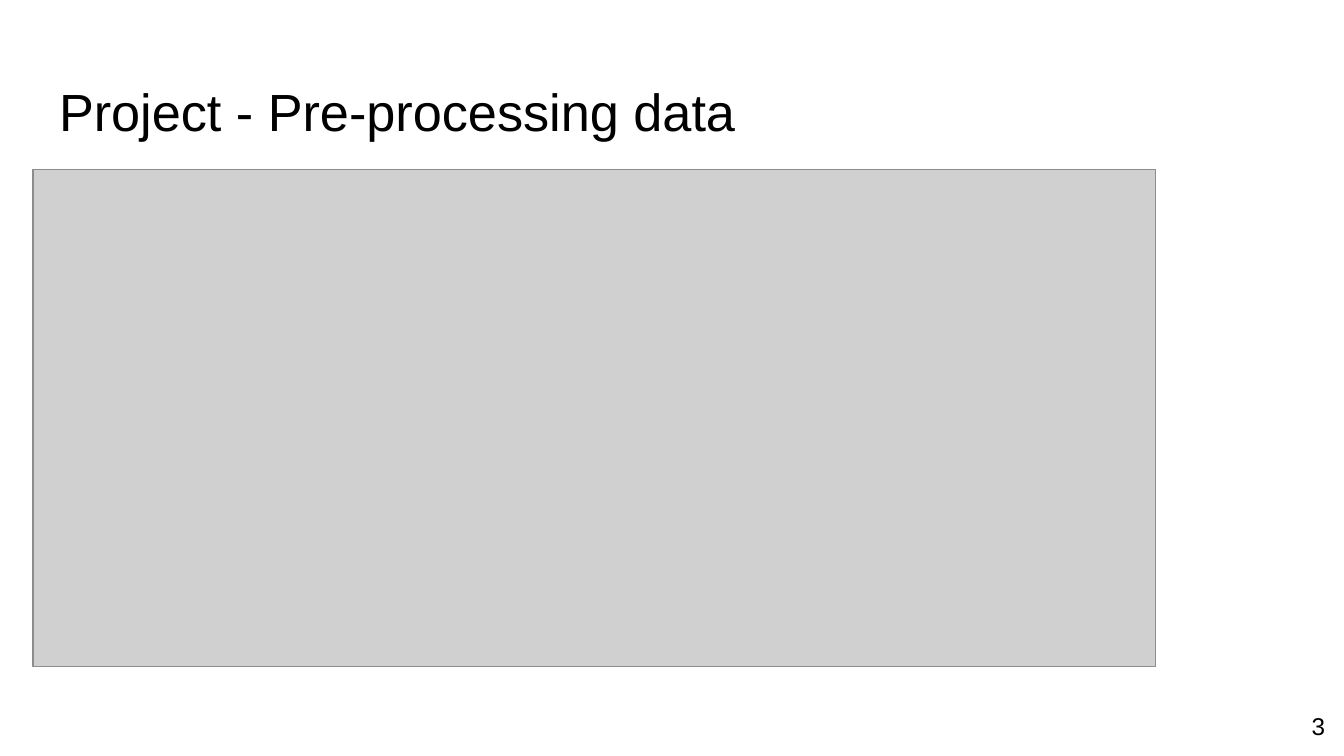
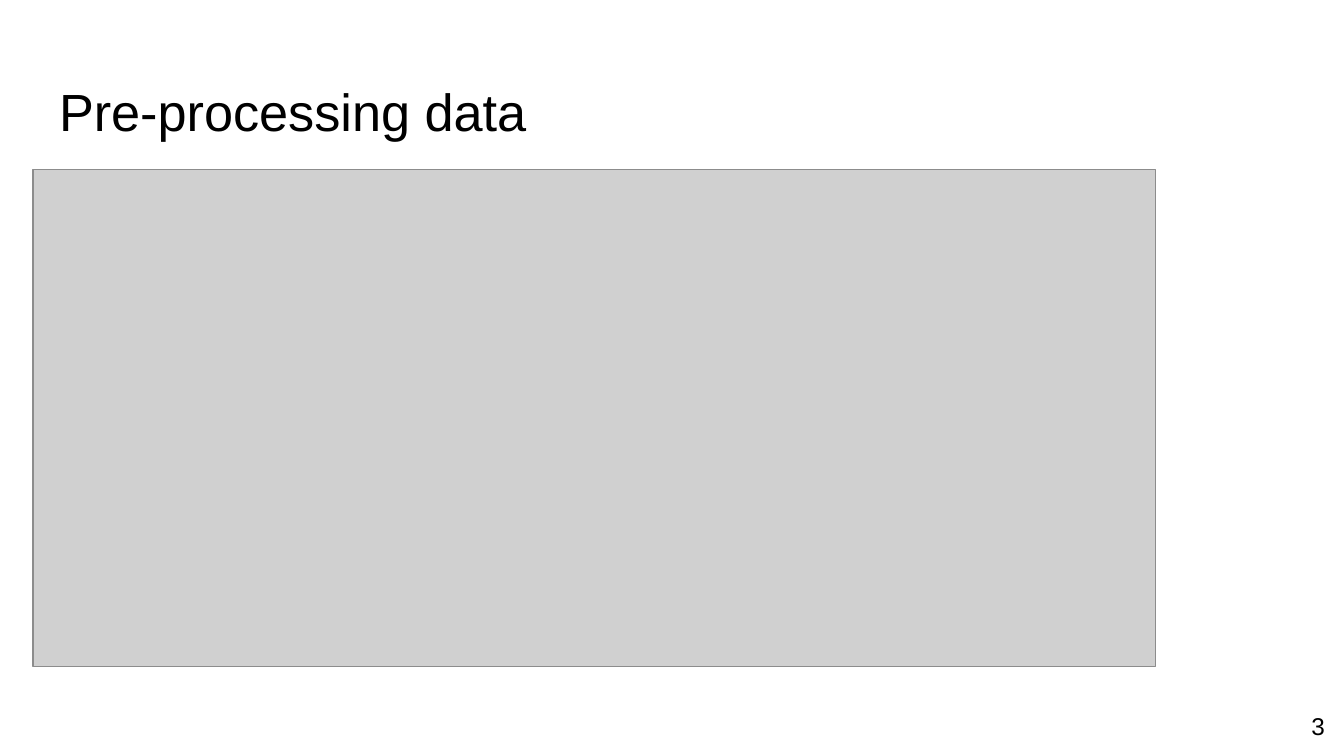
Before and after one commit to corei5/Entity-Based-Document-Classification-on-the-CORD---19-Corpus, a slide deck: slide 3 of Entity-Based Document Classification on the CORD- 19 Corpus.pptx. Drawn at 1344x756 pixels with LibreOffice and Linux fonts; fonts in the diff are those of the drawing; grey boxes stand for pictures. Boxes give left, top, right and bottom in pixels: in the first picture for what was removed or moved away, otherwise in the second. Text is boxed around its words. In the diff, an @@ line names an element or a change of style, - is before the commit and + after.

```diff
--- a/Entity-Based Document Classification on the CORD- 19 Corpus.pptx
+++ b/Entity-Based Document Classification on the CORD- 19 Corpus.pptx
@@ text at bbox=[59, 93, 527, 141]: text changed @@
-Project - Pre-processing data
+Pre-processing data
```
Also in this commit, not shown: 2 other slides changed, 1 other file.
